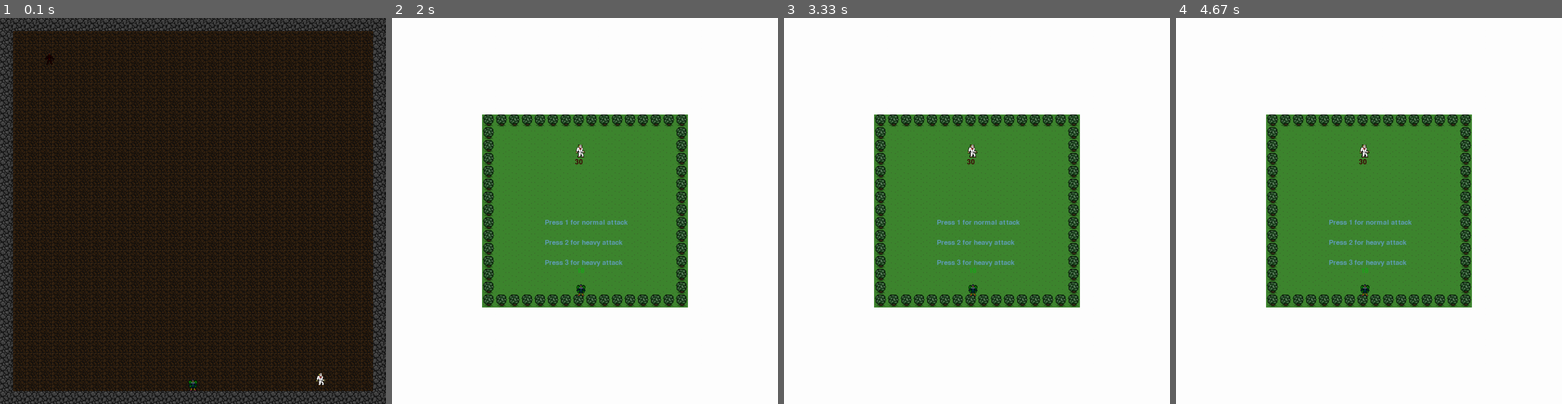
Above: before the commit, frames 1-4 (left to right).
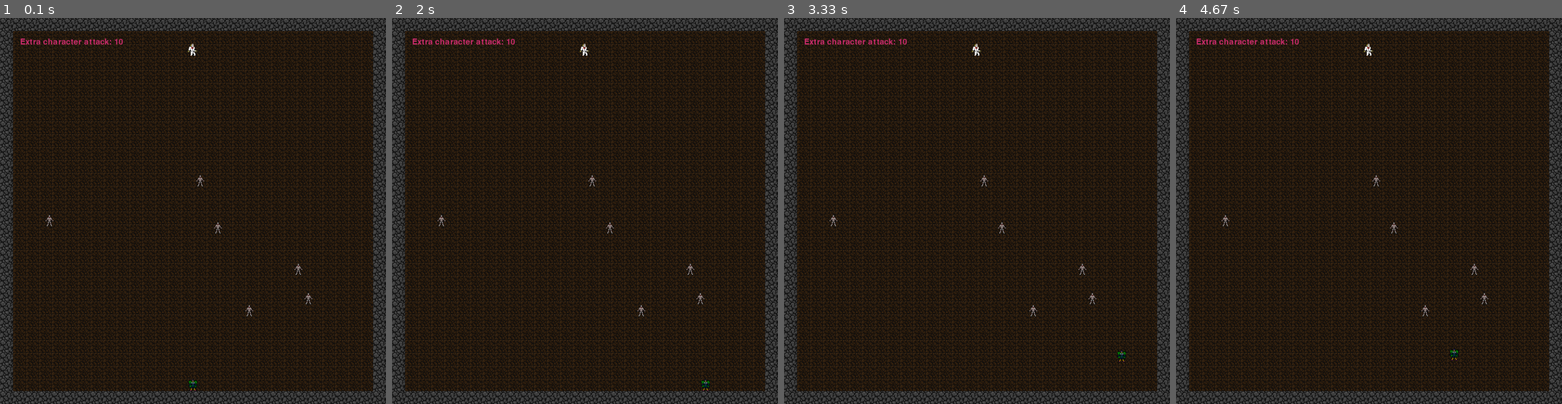
Above: after the commit, the same moments.

Repository: Anthony-Moss/RPG-PyGame
Game: pygame game, started from loot_RPG.py
Same seed, same stepped clock (60 frames per second), same inputs: the game is played once before the commit and once after it.
Inputs:
- Up to frame 1 (0.1 s): no input
- Up to frame 2 (2 s): hold 3 0.33-0.8 s; hold Right 0.33-0.8 s; hold 2 0.83-1.3 s; hold Right 0.83-1.3 s; tap 1 at 1.33 s; hold Right from 1.67 s (still down)
- Up to frame 3 (3.33 s): release Right at 2.13 s; hold Up 2.17-2.47 s; hold Right 2.5-2.97 s; hold Left from 3 s (still down)
- Up to frame 4 (4.67 s): release Left at 3.53 s; hold Down 3.57-3.87 s; hold Left 3.9-4.3 s; hold Up from 4.33 s (still down)

The runs differ from the first frame. In frame 1, 0.5% of the frame differs, in the area x 5-85%, y 5-96%; in frame 2, 99%, in the area x 0-100%, y 0-100%; in frame 3, 99%; in frame 4, 99%.

Commit message:
changed game idea, defeat jason top of map, fixed combat, added units that increase player attack for help

Diff:
--- a/loot_RPG.py
+++ b/loot_RPG.py
@@ -44,9 +44,9 @@
         # self.y = y
         self.avatar = avatar
         self.name = name
-        self.image = avatar
+        self.image = avatar.convert_alpha()
         self.attack = attack
-
+        self.health = health
         self.rect = self.avatar.get_rect()
 
 
@@ -71,12 +71,33 @@
     black = (255, 255, 255)
     red = (62, 6, 6)
     green = (29, 167, 27)
-
+    bright_pink = (204, 46, 110)
+
+    # enemy_starts_x = []
+    # enemy_starts_y = []
+
+    # omori_start_x = randint(74, 896)
+    # omori_start_y = randint(74,896)
 
     eto_start_x = randint(74, 896)
-    eto_start_y = randint(74,896)
-    omori_start_x = randint(74, 896)
-    omori_start_y = randint(74, 896)
+    eto_start_y = randint(74, 896)
+
+    extra_monster_1_x = randint(74, 896)
+    extra_monster_1_y = randint(74,896)
+
+    extra_monster_2_x = randint(74, 896)
+    extra_monster_2_y = randint(74, 896)
+
+    extra_monster_3_x = randint(74, 896)
+    extra_monster_3_y = randint(74, 896)
+
+    extra_monster_4_x = randint(74, 896)
+    extra_monster_4_y = randint(74, 896)
+
+    extra_monster_5_x = randint(74, 896)
+    extra_monster_5_y = randint(74, 896)
+
+
 
     pygame.init()
 
@@ -90,42 +111,64 @@
     combat_sprites_list = pygame.sprite.Group()
     fighting_sprite_list = pygame.sprite.Group()
 
-    sir_david_quinith = Player(0, 0, "Sir David Quinith", pygame.image.load('images/quinith_wings.png').convert_alpha(), width, height, 0, 100)
+    sir_david_quinith = Player(0, 0, "Sir David Quinith", pygame.image.load('images/quinith_wings.png').convert_alpha(), width, height, 0, 200)
     sir_david_quinith.rect.x = 464
     sir_david_quinith.rect.y = 896
     heavy_attack_count = 0
     spell_attack_count = 0
+    extra_attack = 10
 
 
     sir_david_quinith_combat = Combat(width, height,  "Sir David Quinith", pygame.image.load('images/quinith_wings.png').convert_alpha(), 100, 15)
-    sir_david_quinith_combat.rect.x = 230
-    sir_david_quinith_combat.rect.y = 420
+    sir_david_quinith_combat.rect.x = 224
+    sir_david_quinith_combat.rect.y = 370
 
     enemy_combat = Combat(width, height, "name", pygame.image.load('images/jason.png').convert_alpha(), 90, 10)
-    enemy_combat.rect.x = 230
-    enemy_combat.rect.y = 75
+    enemy_combat.rect.x = 224
+    enemy_combat.rect.y = 64
     combat_sprites_list.add(sir_david_quinith_combat, enemy_combat)
 
 
-    Eto = Monster(width, height, "Eto", pygame.image.load('images/demonspawn_red_m.png').convert_alpha(), 10, 90)
+    Eto = Monster(width, height, "Eto", pygame.image.load('images/ghoul.png').convert_alpha(), 10, 90)
     Eto.rect.x = eto_start_x
     Eto.rect.y = eto_start_y
 
 
-    Yakumo_Omori = Monster(omori_start_x, omori_start_y, "JASON", pygame.image.load('images/jason.png').convert_alpha(), 0, 100)
-    Yakumo_Omori.rect.x = omori_start_x
-    Yakumo_Omori.rect.y = omori_start_y
-
-    block_list.add(Yakumo_Omori, Eto)
-    all_sprites_list.add(sir_david_quinith, Yakumo_Omori, Eto)
+    Yakumo_Omori = Monster(width, height, "JASON", pygame.image.load('images/jason.png').convert_alpha(), 0, 400)
+    Yakumo_Omori.rect.x = 464
+    Yakumo_Omori.rect.y = 64
+
+    extra_monster_1 = Monster(extra_monster_1_x, extra_monster_1_y, "Monster 1", pygame.image.load('images/ghoul.png').convert_alpha(), 0, 500)
+    extra_monster_1.rect.x = extra_monster_1_x
+    extra_monster_1.rect.y = extra_monster_1_y
+
+    extra_monster_2 = Monster(extra_monster_2_x, extra_monster_2_y, "Monster 2", pygame.image.load('images/ghoul.png').convert_alpha(), 0, 0)
+    extra_monster_2.rect.x = extra_monster_2_x
+    extra_monster_2.rect.y = extra_monster_2_y
+
+    extra_monster_3 = Monster(extra_monster_3_x, extra_monster_3_y, "Monster 3", pygame.image.load('images/ghoul.png').convert_alpha(), 0, 500)
+    extra_monster_3.rect.x = extra_monster_3_x
+    extra_monster_3.rect.y = extra_monster_3_y
+
+    extra_monster_4 = Monster(extra_monster_4_x, extra_monster_4_y, "Monster 4", pygame.image.load('images/ghoul.png').convert_alpha(), 0, 500)
+    extra_monster_4.rect.x = extra_monster_4_x
+    extra_monster_4.rect.y = extra_monster_4_y
+
+    extra_monster_5 = Monster(extra_monster_5_x, extra_monster_5_y, "Monster 5", pygame.image.load('images/ghoul.png').convert_alpha(), 0, 500)
+    extra_monster_5.rect.x = extra_monster_5_x
+    extra_monster_5.rect.y = extra_monster_5_y
+
+    block_list.add(Yakumo_Omori, Eto, extra_monster_1, extra_monster_2, extra_monster_3, extra_monster_4, extra_monster_5)
+    all_sprites_list.add(sir_david_quinith, Yakumo_Omori, Eto,extra_monster_1, extra_monster_2, extra_monster_3, extra_monster_4, extra_monster_5)
 
     # Game initialization
     background_img = pygame.image.load('images/rpg_background_tilemap.png').convert_alpha()
-    combat_background = pygame.image.load('images/background.png').convert_alpha()
+    combat_background = pygame.image.load('images/combat_background.png').convert_alpha()
     stop_game = False
     in_combat = False
     do_attack = False
     lose = False
+    win = False
     while not stop_game:
         for event in pygame.event.get():
 
@@ -141,21 +184,20 @@
                     sir_david_quinith.x_dir = 4
 
                 elif event.key == pygame.K_1:
-                    sir_david_quinith.attack += 15
-                    for i in block_list:
-                        i.attack += randint(10,20)
+                    sir_david_quinith.attack += 15 + extra_attack
+                    Yakumo_Omori.attack += randint(10,30)
 
                 elif event.key == pygame.K_2:
                     if heavy_attack_count < 2:
                         heavy_attack_count += 1
-                        sir_david_quinith.attack += 20
-                        Yakumo_Omori.attack += randint(10, 30)
+                        sir_david_quinith.attack += 20 + extra_attack
+                        Yakumo_Omori.attack += randint(10, 40)
 
                 elif event.key == pygame.K_3:
                     if spell_attack_count < 2:
                         spell_attack_count += 1
-                        sir_david_quinith.attack += 35
-                        Yakumo_Omori.attack += (randint(30, 50))
+                        sir_david_quinith.attack += 65 + extra_attack
+                        Yakumo_Omori.attack += (randint(30, 50)) + (randint(10, 20))
 
                 elif event.key == pygame.K_RETURN:
                     main()
@@ -178,19 +220,6 @@
             if event.type == pygame.QUIT:
                 stop_game = True
 
-            # while in_combat == True:
-            #     font = pygame.font.Font(None, 25)
-            #     block = font.render("you killed %s!" % (block.name), True, (blue))
-            #     rect = block.get_rect()
-            #     rect.center = screen.get_rect().center
-            #     screen.blit(block, rect)
-            #     pygame.display.update()
-
-
-
-
-
-        # while in_combat == True:
 
 
         # Game logic
@@ -198,20 +227,35 @@
         for block in player_hit_list:
             fighting_sprite_list.add(block)
 
-            # pygame.time.wait(3000)
-            # Render text
-            font = pygame.font.Font(None, 25)
-            block = font.render("you killed %s!" % (block.name), True, (blue))
-            rect = block.get_rect()
-            rect.center = screen.get_rect().center
-            screen.blit(block, rect)
-            pygame.display.update()
-            in_combat = True
+            if pygame.sprite.collide_rect(sir_david_quinith, Yakumo_Omori):
+                in_combat = True
+
+            if pygame.sprite.collide_rect(sir_david_quinith, Eto):
+                extra_attack += 10
+
+            if pygame.sprite.collide_rect(sir_david_quinith, extra_monster_1):
+                extra_attack += 10
+
+            if pygame.sprite.collide_rect(sir_david_quinith, extra_monster_2):
+                extra_attack += 10
+
+            if pygame.sprite.collide_rect(sir_david_quinith, extra_monster_3):
+                extra_attack += 10
+
+            if pygame.sprite.collide_rect(sir_david_quinith, extra_monster_4):
+                extra_attack += 10
+
+            if pygame.sprite.collide_rect(sir_david_quinith, extra_monster_5):
+                extra_attack += 10
+
+
+
+
 
         if in_combat == True:
             do_attack = True
 
-            monster_health = 100
+            monster_health = Yakumo_Omori.health
             monster_attack = Yakumo_Omori.attack
             user_attack = sir_david_quinith.attack
             user_health = sir_david_quinith.health
@@ -220,7 +264,8 @@
                 monster_health -= sir_david_quinith.attack
                 user_health -= Yakumo_Omori.attack
                 if monster_health <= 0:
-                    in_combat = False
+                    win = True
+                    # in_combat = False #this was origionally here bc we were supposed to fight multiple monsters but shelved atm
                 if user_health <= 0:
                     lose = True
 
@@ -234,41 +279,67 @@
             block_list.draw(screen)
             sir_david_quinith.render(screen)
             sir_david_quinith.update(width,height)
+
+            font = pygame.font.Font(None, 30)
+            block_extra_attack = font.render("Extra character attack: %d" % extra_attack, True, (bright_pink))
+            rect_extra_attack = block_extra_attack.get_rect().move(50, 50)
+            screen.blit(block_extra_attack, rect_extra_attack)
+
+
             # if player is is in combat it loads the combat screen
         elif in_combat == True:
             screen.fill(black)
             combat_screen.blit(combat_background, (224,240))
             combat_sprites_list.draw(combat_background)
 
-            font = pygame.font.Font(None, 25)
-            block = font.render("Press 1 for normal attack", True, (blue))
-            rect = block.get_rect().move(380, 500)
-            screen.blit(block, rect)
-
-            # pygame.display.update()
-            # font2 = pygame.font.Font(None, 25)
-            block2 = font.render("Press 2 for heavy attack", True, (blue))
-            rect2= block2.get_rect().move(380,550)
-            combat_screen.blit(block2, rect2)
-
-            block5 = font.render("Press 3 for heavy attack", True, (blue))
-            rect5= block2.get_rect().move(380,600)
-            combat_screen.blit(block5, rect5)
-
-            block3 = font.render(str(monster_health), True, (red))
-            rect3= block3.get_rect().move(455,350)
-            combat_screen.blit(block3, rect3)
-
-            block4 = font.render(str(user_health), True, (green))
-            rect4= block4.get_rect().move(460,620)
-            combat_screen.blit(block4, rect4)
+            if not lose and not win:
+
+                font = pygame.font.Font(None, 25)
+                block = font.render("Press 1 for normal attack", True, (blue))
+                rect = block.get_rect().move(360, 420)
+                screen.blit(block, rect)
+
+                # pygame.display.update()
+                # font2 = pygame.font.Font(None, 25)
+                block2 = font.render("Press 2 for heavy attack", True, (blue))
+                rect2= block2.get_rect().move(364,470)
+                combat_screen.blit(block2, rect2)
+
+                block5 = font.render("Press 3 for heavy attack", True, (blue))
+                rect5= block2.get_rect().move(364,520)
+                combat_screen.blit(block5, rect5)
+
+                block3 = font.render(str(monster_health), True, (red))
+                rect3= block3.get_rect().move(449,350)
+                combat_screen.blit(block3, rect3)
+
+                block4 = font.render(str(user_health), True, (green))
+                rect4= block4.get_rect().move(449,595)
+                combat_screen.blit(block4, rect4)
 
             if lose == True:
                 font_lose = pygame.font.Font(None, 30)
-                block_lose = font_lose.render("You lose! Press enter to resart, or 'q' to exit!", True, (red))
+                block_lose = font_lose.render("You lose! Sorry!", True, (black))
                 rect_lose = block_lose.get_rect()
-                rect_lose.center = screen.get_rect().center
+                rect_lose.center = combat_screen.get_rect().center
                 combat_screen.blit(block_lose, rect_lose)
+
+                font_try_again = pygame.font.Font(None, 30)
+                block_try_again = font_try_again.render("Play again? Press enter to resart, or 'q' to exit!", True, (black))
+                rect_try_again = block_try_again.get_rect().move(242, 500)
+                combat_screen.blit(block_try_again, rect_try_again)
+
+            if win == True:
+                font_win = pygame.font.Font(None, 30)
+                block_win = font_win.render("You Won! Great job!", True, (bright_pink))
+                rect_win = block_win.get_rect()
+                rect_win.center = combat_screen.get_rect().center
+                combat_screen.blit(block_win, rect_win)
+
+                font_try_again = pygame.font.Font(None, 30)
+                block_try_again = font_try_again.render("Play again? Press enter to resart or Q to exit", True, (bright_pink))
+                rect_try_again = block_try_again.get_rect().move(242, 500)
+                combat_screen.blit(block_try_again, rect_try_again)
 
 
         # Game display
Binary file added: images/combat_background.png
